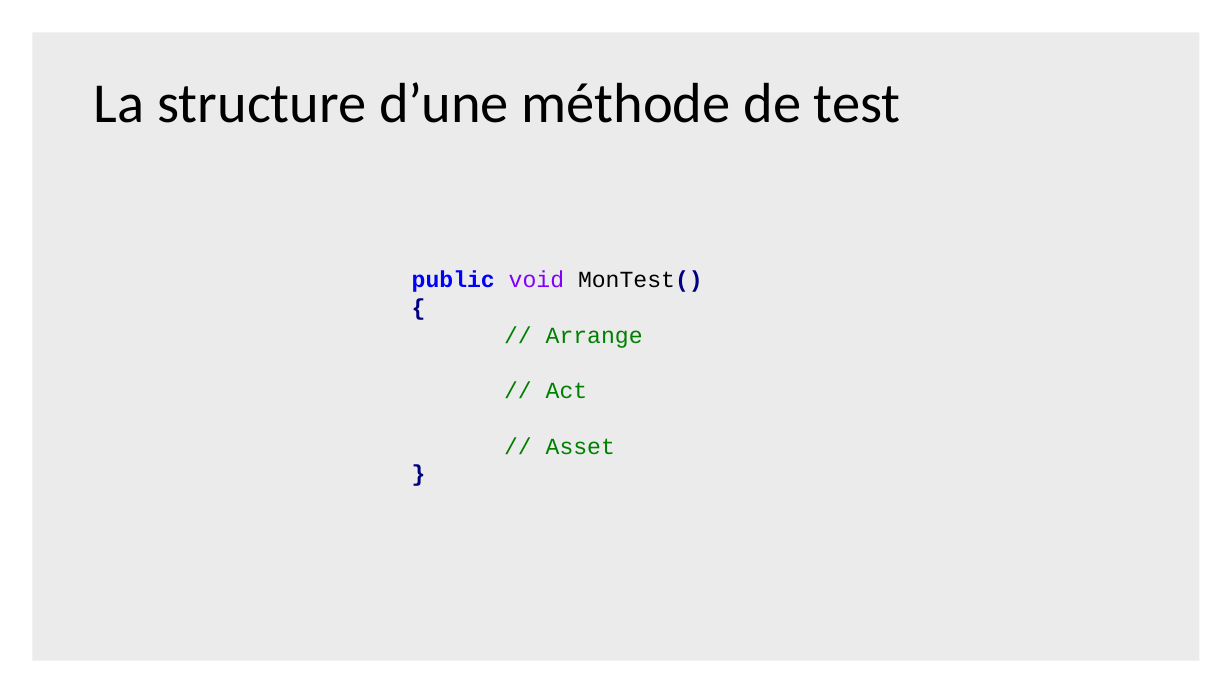
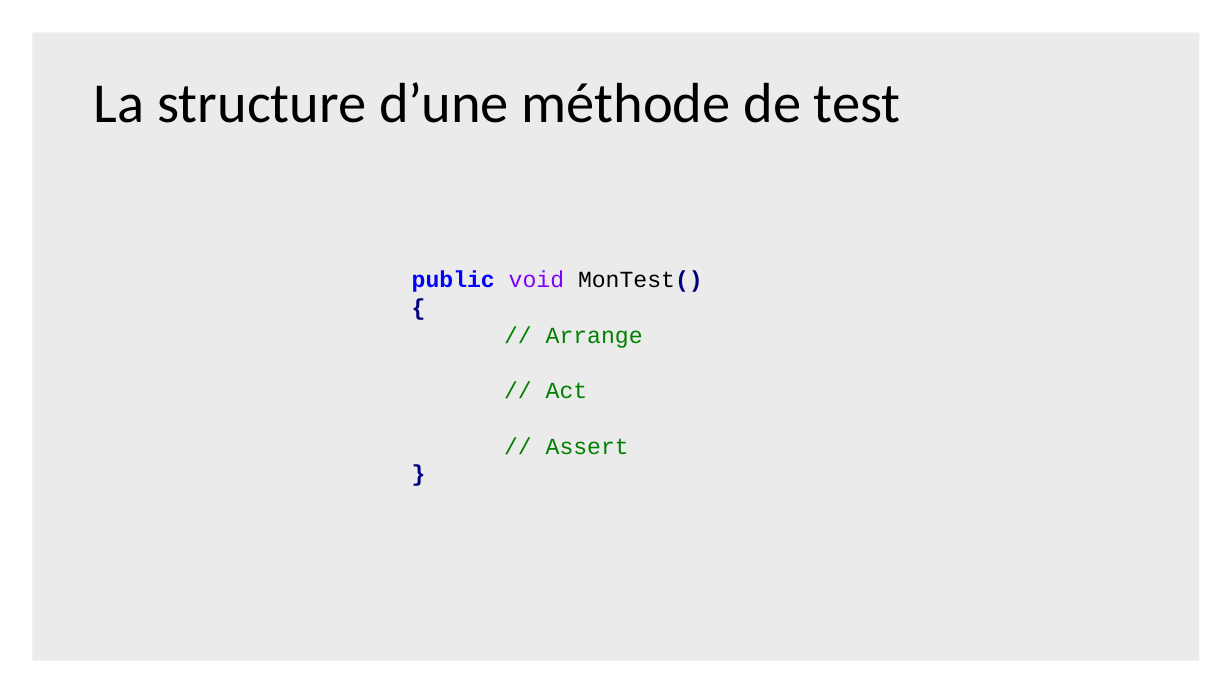
Before and after one commit to QuentinJaillet/Ynov, a slide deck: slide 26 of Documentation/METHODOLOGIE DE TESTS & TESTS UNITAIRES.pptx. Drawn at 1232x693 pixels with LibreOffice and Linux fonts; fonts in the diff are those of the drawing. Boxes give left, top, right and bottom in pixels: in the first picture for what was removed or moved away, otherwise in the second. Text is boxed around its words. In the diff, an @@ line names an element or a change of style, - is before the commit and + after.

```diff
--- a/Documentation/METHODOLOGIE DE TESTS & TESTS UNITAIRES.pptx
+++ b/Documentation/METHODOLOGIE DE TESTS & TESTS UNITAIRES.pptx
@@ text at [546,438,629,455]: text changed @@
-// Asset
+// Assert
```
Also in this commit, not shown: 2 other slides changed, 4 slides added, 11 other files.
